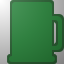
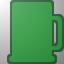
The second 64 x 64 image is a revision of the first. Changes to its layers:
painted on "Mug" over [9, 2, 62, 62]
painted on "Outlining" over [7, 0, 64, 64]
